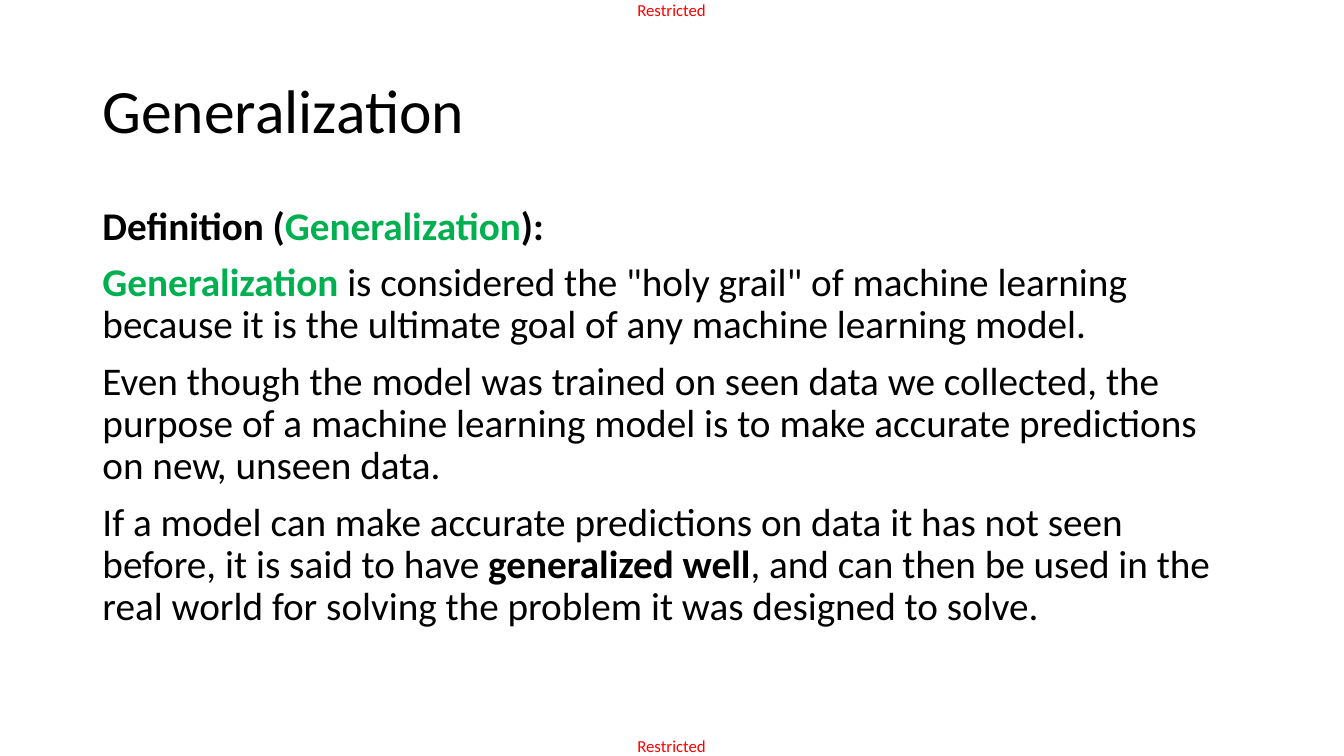
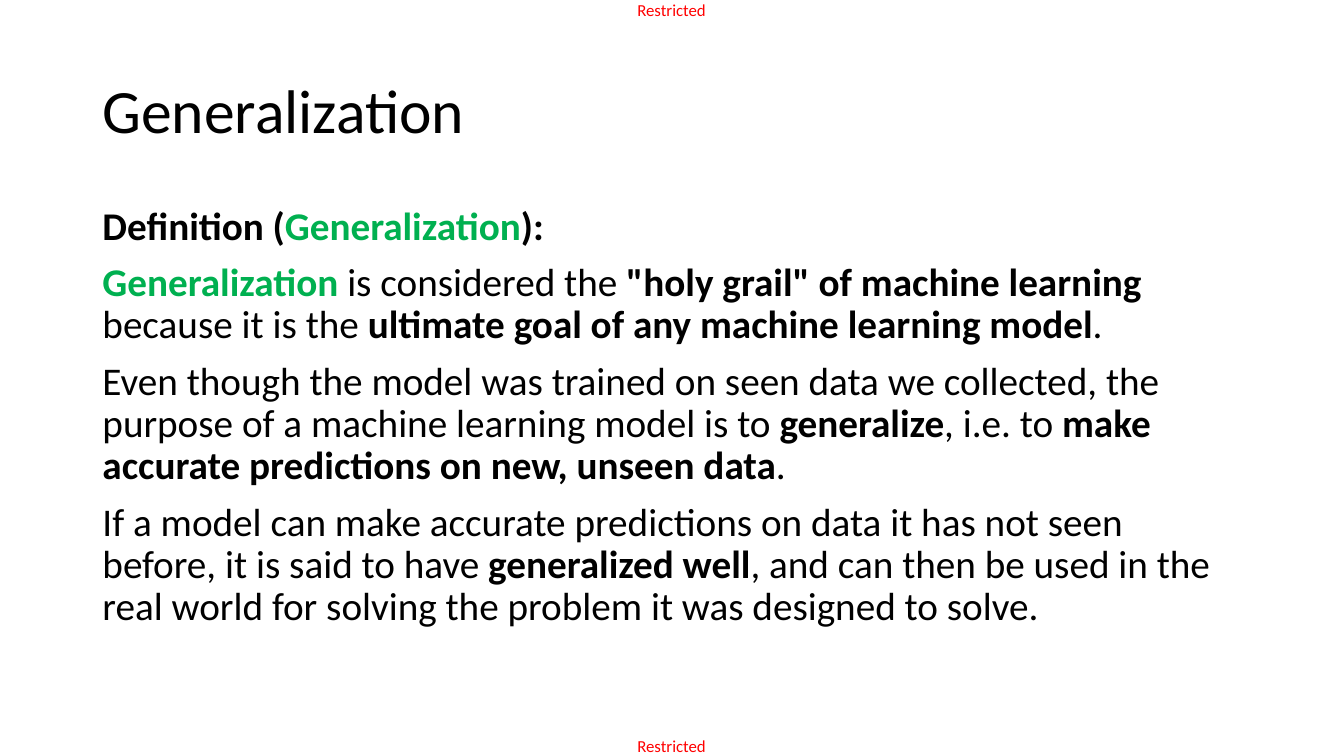
Before and after one commit to matthieudemari/SUTD_DL_50_039, a slide deck: slide 26 of W1/2. W1S2 final/W1S2.pptx (slide 25 before the commit). Drawn at 1344x756 pixels with LibreOffice and Linux fonts; fonts in the diff are those of the drawing. Boxes give left, top, right and bottom in pixels: in the first picture for what was removed or moved away, otherwise in the second. Text is boxed around its words. In the diff, an @@ line names an element or a change of style, - is before the commit and + after.

```diff
--- a/W1/2. W1S2 final/W1S2.pptx
+++ b/W1/2. W1S2 final/W1S2.pptx
@@ text at [102,268,1142,345]: bold on in ""holy grail" of machine learning ultimate goal ..." @@
@@ text at [102,367,1159,485]: text changed @@
-Even though the model was trained on seen data we collected, the purpose of a machine learning model is to make accurate predictions on new, unseen data.
+Even though the model was trained on seen data we collected, the purpose of a machine learning model is to generalize, i.e. to make accurate predictions on new, unseen data.
```
Also in this commit, not shown: 8 other slides changed, 3 slides added, 1 slide removed, 4 other files.
